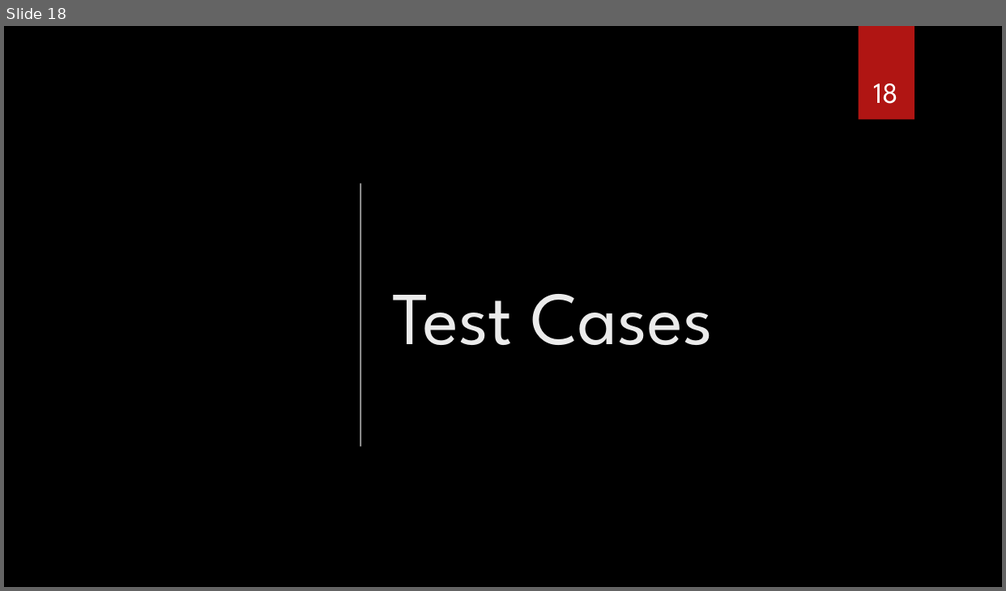
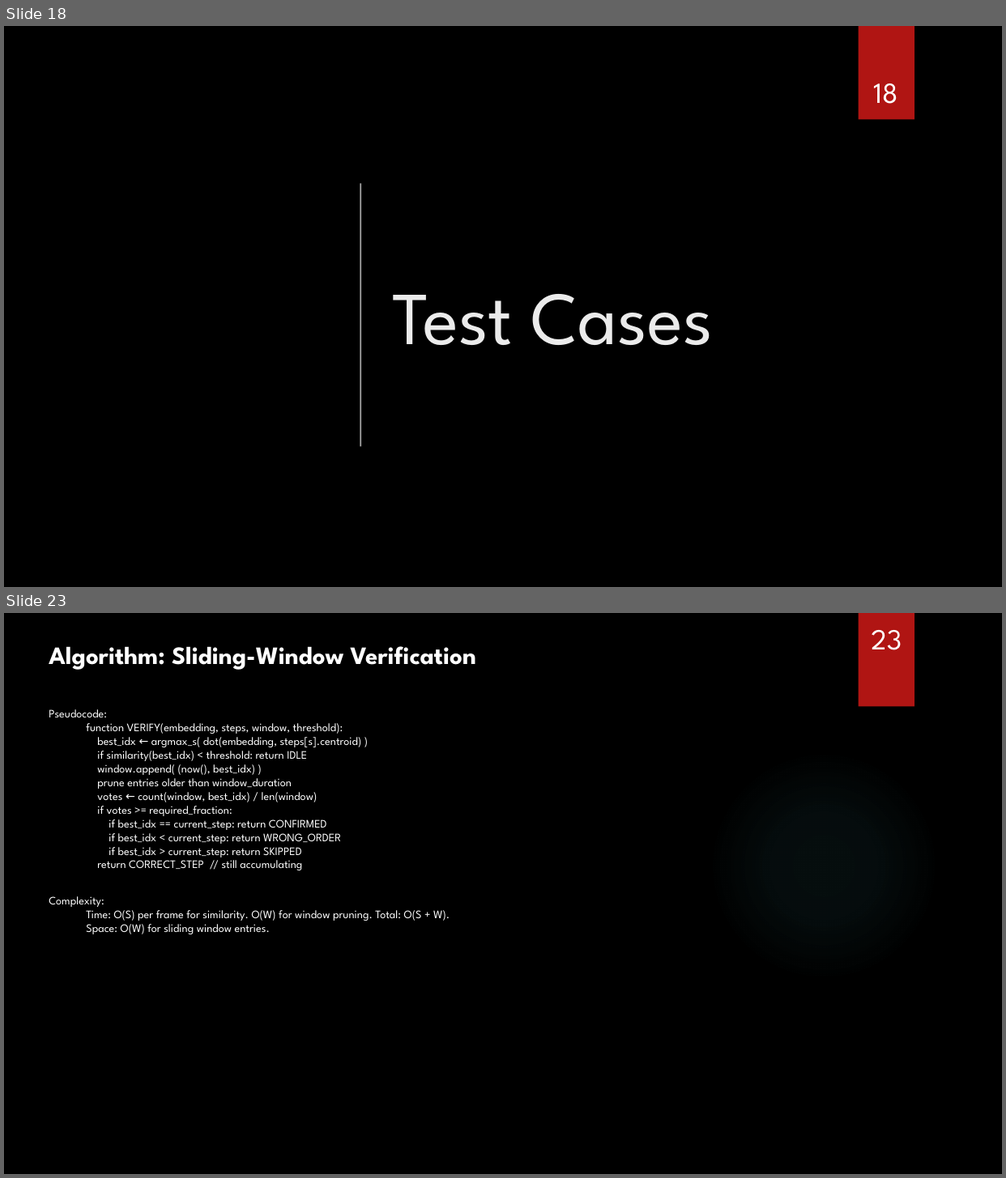
Before and after one commit to SeniorDesignBehrend/AIBI-Computer-Vision-for-Manufacturing, a slide deck: docs/reports/senior_design3.pptx. Shown one above the other, each under a label of ours: slide 18 before the commit, slides 18 and 23 after it; the slides between them are not shown. The pictures are 1006x591 and 1006x1178 pixels, drawn with LibreOffice and Linux fonts; fonts in the diff are those of the drawing; grey boxes stand for pictures; background and template pictures are left out. Boxes give left, top, right and bottom in pixels: in the first picture for what was removed or moved away, otherwise in the second. Text is boxed around its words. In the diff, an @@ line names an element or a change of style, - is before the commit and + after.

Commit message:
Fixed an issue with the camera worker and updated the main window to reflect the changes. Also added new videos and a new image for visualization purposes. Updated the reports with the latest information.

```diff
--- a/docs/reports/senior_design3.pptx
+++ b/docs/reports/senior_design3.pptx
@@ slide 23 added at <box>4,613,1002,1174</box>, background picture (left out) @@
@@ rectangle added at <box>859,613,914,707</box>, fill #B01513 @@
@@ page number added at <box>871,630,901,650</box>, 28 pt, text #FFFFFF @@
+23
@@ text added at <box>49,646,475,670</box>, 24 pt, text #FFFFFF, bold @@
+Algorithm: Sliding-Window Verification
@@ text added at <box>49,709,450,935</box>, 11 pt, text #FFFFFF @@
+Pseudocode:
+  function VERIFY(embedding, steps, window, threshold):
+  best_idx ← argmax_s( dot(embedding, steps[s].centroid) )
+  if similarity(best_idx) < threshold: return IDLE
+  window.append( (now(), best_idx) )
+  prune entries older than window_duration
+  votes ← count(window, best_idx) / len(window)
+  if votes >= required_fraction:
+  if best_idx == current_step: return CONFIRMED
+  if best_idx < current_step: return WRONG_ORDER
+  if best_idx > current_step: return SKIPPED
+  return CORRECT_STEP // still accumulating
+Complexity:
+  Time: O(S) per frame for similarity. O(W) for window pruning. Total: O(S + W).
+  Space: O(W) for sliding window entries.
@@ ellipse added at <box>709,750,939,981</box>, fill gradient #50B9C1 @@
```
Also in this commit, not shown: 17 slides changed, 8 other slides added, 9 slides removed, 11 other files.
